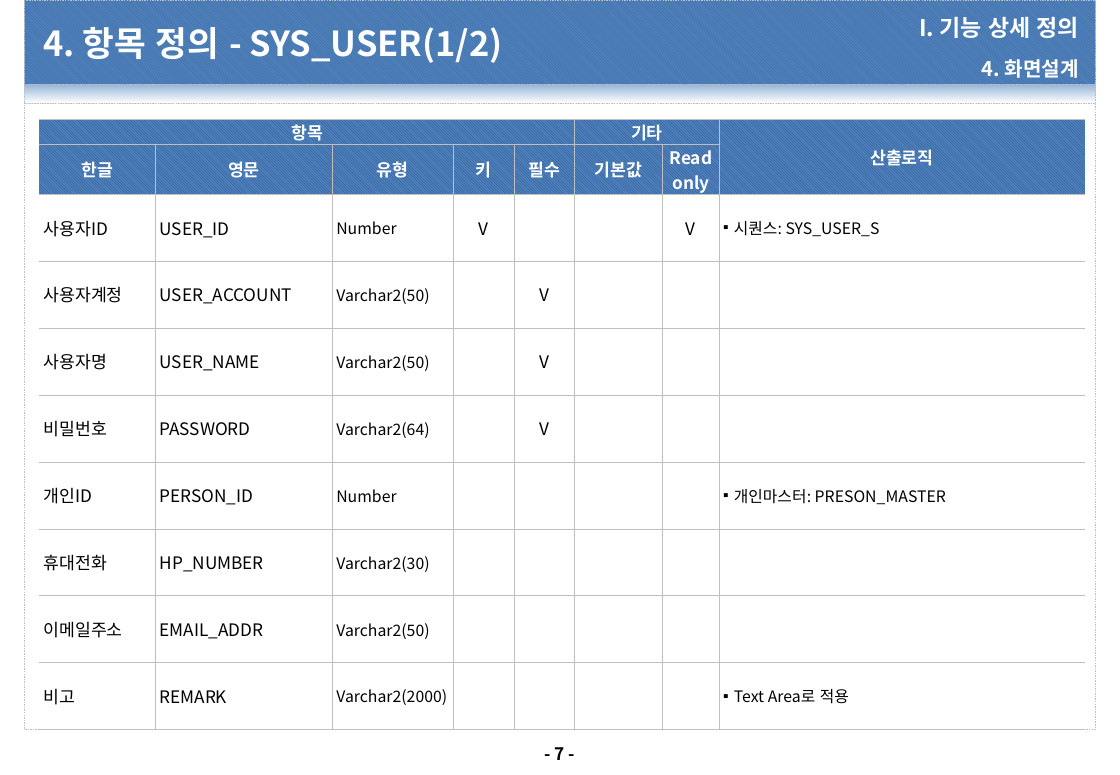
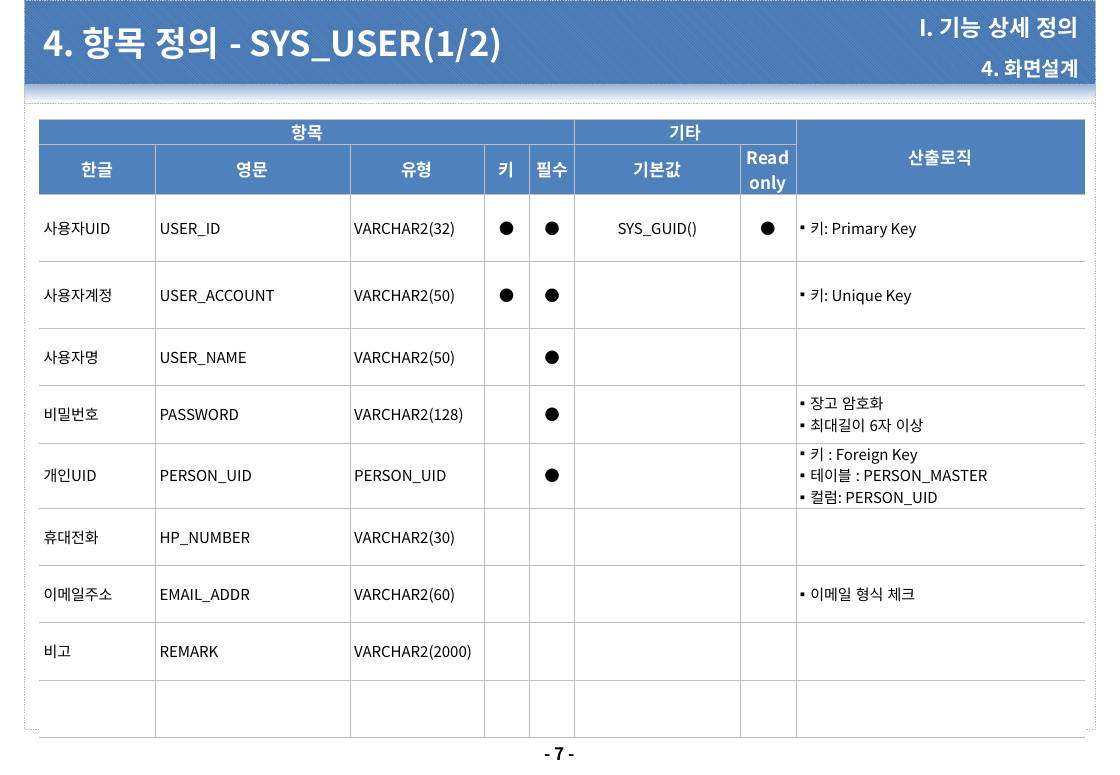
Before and after one commit to dims1111/ESM, a slide deck: slide 7 of document/30.설계(DP)/DP-1030.UI 설계서/DP-1030.설계서_ESM_SYS_0000.로그인_20210201_v1.0.pptx. Drawn at 1120x775 pixels with LibreOffice and Linux fonts; fonts in the diff are those of the drawing; background and template pictures are left out. Boxes give left, top, right and bottom in pixels: in the first picture for what was removed or moved away, otherwise in the second. Text is boxed around its words. In the diff, an @@ line names an element or a change of style, - is before the commit and + after.

```diff
--- a/document/30.설계(DP)/DP-1030.UI 설계서/DP-1030.설계서_ESM_SYS_0000.로그인_20210201_v1.0.pptx
+++ b/document/30.설계(DP)/DP-1030.UI 설계서/DP-1030.설계서_ESM_SYS_0000.로그인_20210201_v1.0.pptx
@@ table at [39, 119, 1085, 717] @@
-row 3: 사용자ID | USER_ID | Number | V |  |  | V | 시퀀스: SYS_USER_S
-row 4: 사용자계정 | USER_ACCOUNT | Varchar2(50) |  | V |  |  | 
-row 5: 사용자명 | USER_NAME | Varchar2(50) |  | V |  |  | 
-row 6: 비밀번호 | PASSWORD | Varchar2(64) |  | V |  |  | 
-row 7: 개인ID | PERSON_ID | Number |  |  |  |  | 개인마스터: PRESON_MASTER
-row 8: 휴대전화 | HP_NUMBER | Varchar2(30) |  |  |  |  | 
-row 9: 이메일주소 | EMAIL_ADDR | Varchar2(50) |  |  |  |  | 
-row 10: 비고 | REMARK | Varchar2(2000) |  |  |  |  | Text Area로 적용
+row 3: 사용자UID | USER_ID | VARCHAR2(32) | ● | ● | SYS_GUID() | ● | 키: Primary Key
+row 4: 사용자계정 | USER_ACCOUNT | VARCHAR2(50) | ● | ● |  |  | 키: Unique Key
+row 5: 사용자명 | USER_NAME | VARCHAR2(50) |  | ● |  |  | 
+row 6: 비밀번호 | PASSWORD | VARCHAR2(128) |  | ● |  |  | 장고 암호화 / 최대길이 6자 이상
+row 7: 개인UID | PERSON_UID | PERSON_UID |  | ● |  |  | 키 : Foreign Key / 테이블 : PERSON_MASTER / 컬럼: PERSON_UID
+row 8: 휴대전화 | HP_NUMBER | VARCHAR2(30) |  |  |  |  | 
+row 9: 이메일주소 | EMAIL_ADDR | VARCHAR2(60) |  |  |  |  | 이메일 형식 체크
+row 10: 비고 | REMARK | VARCHAR2(2000) |  |  |  |  | 
+row 11:  |  |  |  |  |  |  | 
```
Also in this commit, not shown: 5 other slides changed, 6 other files.
